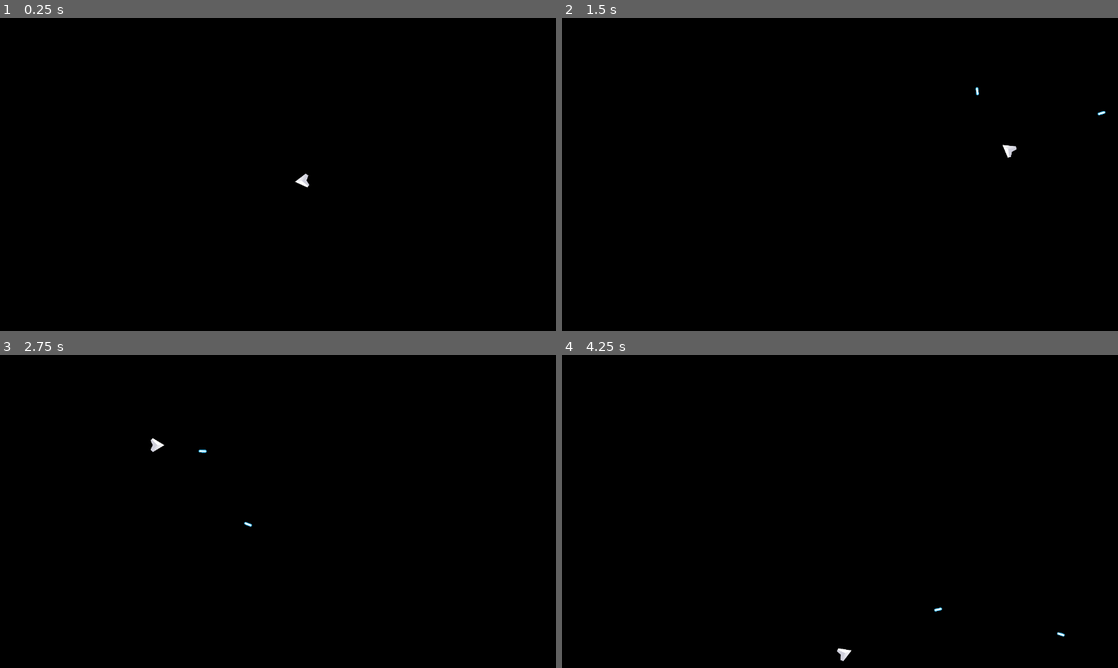
Above: before the commit, frames 1-4 (two rows, left to right).
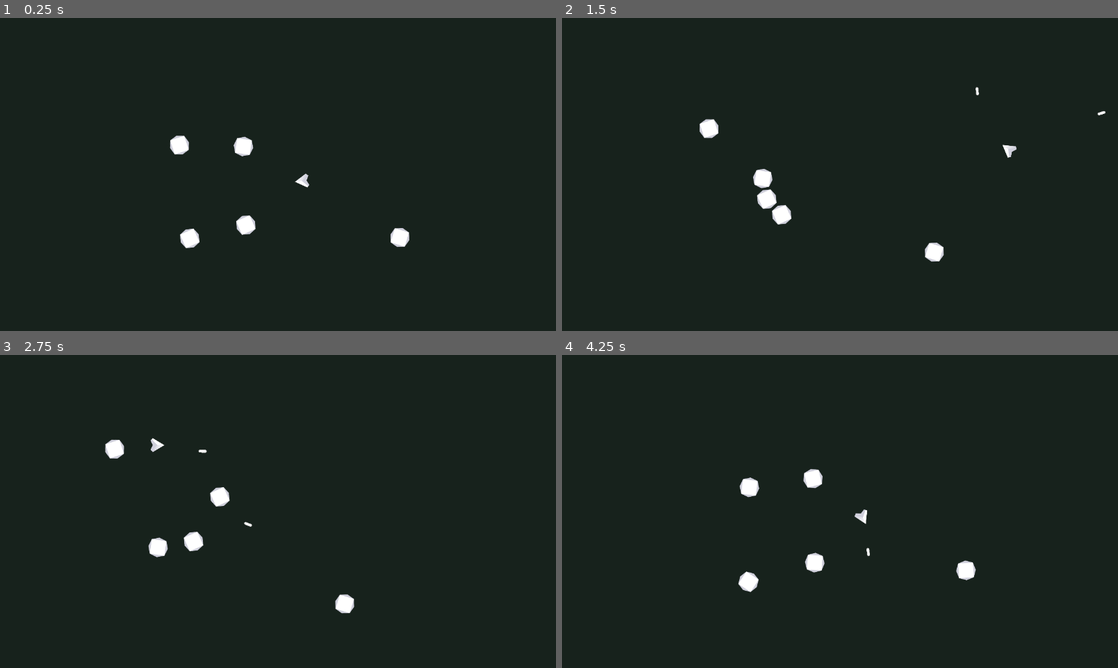
Above: after the commit, the same moments.

Repository: DylanExton/GodotProjects
Game: Godot game, scene res://scenes/game.tscn
Two runs of this game, one before a commit and one after it. Both use one fixed random seed, a clock stepped at 60 frames per second and the inputs below.
Inputs (mouse positions are in pixels of both pictures, inside the frame that each line leads up to):
- Up to frame 1 (0.25 s): no input
- Up to frame 2 (1.5 s): move the mouse to (962, 158) at 0.52 s; press the mouse at (962, 158) at 0.53 s; hold W (move_forward) 0.53-1.28 s; move the mouse to (728, 190) at 1.27 s; release the mouse at (728, 190) at 1.28 s; hold S (move_backward) from 1.28 s (still down); click (728, 190) at 1.35 s
- Up to frame 3 (2.75 s): move the mouse to (333, 442) at 2.02 s; release S (move_backward) at 2.03 s; press the mouse at (333, 442) at 2.03 s; hold W (move_forward) from 2.03 s (still down)
- Up to frame 4 (4.25 s): move the mouse to (812, 574) at 2.77 s; release the mouse at (812, 574) at 2.78 s; click (812, 574) at 2.85 s; move the mouse to (1006, 558) at 3.52 s; release W (move_forward) at 3.53 s; press the mouse at (1006, 558) at 3.53 s; hold S (move_backward) from 3.53 s (still down); tap R (reset, bound only after the commit) at 4.15 s

The runs differ from the first frame. In frame 1, 100% of the frame differs, in the area x 0-100%, y 0-100%; in frame 2, 100%; in frame 3, 100%; in frame 4, 100%.

Commit message:
FEAT: Asteroids not move and are destroyed on contact with laser

Diff:
--- a/asteroids-unleased/project.godot
+++ b/asteroids-unleased/project.godot
@@ -47,6 +47,11 @@
 "events": [Object(InputEventMouseButton,"resource_local_to_scene":false,"resource_name":"","device":-1,"window_id":0,"a …(258 unchanged characters)…
 ]
 }
+reset={
+"deadzone": 0.2,
+"events": [Object(InputEventKey,"resource_local_to_scene":false,"resource_name":"","device":-1,"window_id":0,"alt_pressed":false,"shift_pressed":false,"ctrl_pressed":false,"meta_pressed":false,"pressed":false,"keycode":0,"physical_keycode":82,"key_label":0,"unicode":114,"location":0,"echo":false,"script":null)
+]
+}
 
 [layer_names]
 
@@ -62,4 +67,4 @@
 [rendering]
 
 rendering_device/driver.windows="d3d12"
-environment/defaults/default_clear_color=Color(0, 0, 0, 1)
+environment/defaults/default_clear_color=Color(0.09233754, 0.13186365, 0.11157974, 1)
--- /dev/null
+++ b/asteroids-unleased/resources/asteroid_cshape_lrg.tres
@@ -0,0 +1,4 @@
+[gd_resource type="CircleShape2D" format=3 uid="uid://cm4dlx823lk82"]
+
+[resource]
+radius = 20.0
--- /dev/null
+++ b/asteroids-unleased/resources/asteroid_cshape_sml.tres
@@ -0,0 +1,4 @@
+[gd_resource type="CircleShape2D" format=3 uid="uid://ce7k4cw2u8t3d"]
+
+[resource]
+radius = 15.0
--- /dev/null
+++ b/asteroids-unleased/scenes/asteroid.tscn
@@ -0,0 +1,19 @@
+[gd_scene format=3 uid="uid://cs67vs1637564"]
+
+[ext_resource type="Script" uid="uid://crfbwkf44mtno" path="res://scripts/asteroid.gd" id="1_6mo6b"]
+[ext_resource type="Texture2D" uid="uid://bo7pe2jklt5n8" path="res://assets/meteor_small.png" id="2_t4se3"]
+[ext_resource type="Shape2D" uid="uid://ce7k4cw2u8t3d" path="res://resources/asteroid_cshape_sml.tres" id="3_pnq5b"]
+
+[node name="Asteroid" type="Area2D" unique_id=1343113862]
+collision_layer = 4
+collision_mask = 11
+script = ExtResource("1_6mo6b")
+
+[node name="Sprite2D" type="Sprite2D" parent="." unique_id=1428894257]
+scale = Vector2(0.5, 0.5)
+texture = ExtResource("2_t4se3")
+
+[node name="CollisionShape2D" type="CollisionShape2D" parent="." unique_id=79544109]
+shape = ExtResource("3_pnq5b")
+
+[connection signal="body_entered" from="." to="." method="_on_body_entered"]
--- a/asteroids-unleased/scenes/game.tscn
+++ b/asteroids-unleased/scenes/game.tscn
@@ -2,6 +2,7 @@
 
 [ext_resource type="PackedScene" uid="uid://b7phucu62o3xh" path="res://scenes/player.tscn" id="1_uwrxv"]
 [ext_resource type="Script" uid="uid://h06m222nmjb5" path="res://scripts/game.gd" id="1_yqjtg"]
+[ext_resource type="PackedScene" uid="uid://cs67vs1637564" path="res://scenes/asteroid.tscn" id="3_lnu2h"]
 
 [node name="Game" type="Node2D" unique_id=2093301032]
 script = ExtResource("1_yqjtg")
@@ -11,3 +12,20 @@
 rotation = 1.5707964
 
 [node name="Lasers" type="Node2D" parent="." unique_id=1226760050]
+
+[node name="Asteroids" type="Node2D" parent="." unique_id=1391403166]
+
+[node name="Asteroid" parent="Asteroids" unique_id=1343113862 instance=ExtResource("3_lnu2h")]
+position = Vector2(578, 481)
+
+[node name="Asteroid2" parent="Asteroids" unique_id=1257425383 instance=ExtResource("3_lnu2h")]
+position = Vector2(933, 498)
+
+[node name="Asteroid3" parent="Asteroids" unique_id=1531343147 instance=ExtResource("3_lnu2h")]
+position = Vector2(580, 281)
+
+[node name="Asteroid4" parent="Asteroids" unique_id=775536146 instance=ExtResource("3_lnu2h")]
+position = Vector2(428, 300)
+
+[node name="Asteroid5" parent="Asteroids" unique_id=407142284 instance=ExtResource("3_lnu2h")]
+position = Vector2(430, 525)
--- a/asteroids-unleased/scenes/laser.tscn
+++ b/asteroids-unleased/scenes/laser.tscn
@@ -28,4 +28,5 @@
 rotation = 1.5707964
 rect = Rect2(-3, -19, 6, 18.25499)
 
+[connection signal="area_entered" from="." to="." method="_on_area_entered"]
 [connection signal="screen_exited" from="VisibleOnScreenNotifier2D" to="." method="_on_visible_on_screen_notifier_2d_screen_exited"]
--- /dev/null
+++ b/asteroids-unleased/scripts/asteroid.gd
@@ -0,0 +1,43 @@
+class_name Asteroid extends Area2D
+
+signal exploded(position,size)
+
+enum AsteroidSize{LRG,SML}
+var movement_vector := Vector2(0,-1)
+var speed := 50.0
+
+@export var size := AsteroidSize.LRG
+@onready var sprite = $Sprite2D
+@onready var cshape = $CollisionShape2D
+
+func _ready() -> void:
+	rotation = randf_range(0,2*PI)
+
+	match size:
+		AsteroidSize.LRG:
+			speed = randf_range(50,100)
+			sprite.texture = preload("res://assets/meteor_large.png")
+			cshape.shape = preload("res://resources/asteroid_cshape_lrg.tres")
+		AsteroidSize.SML:
+			speed = randf_range(100,200)
+			sprite.texture = preload("res://assets/meteor_small.png")
+			cshape.shape = preload("res://resources/asteroid_cshape_sml.tres")
+
+
+func _physics_process(delta: float) -> void:
+	global_position += movement_vector.rotated(rotation) * speed * delta
+
+	var screen_size = get_viewport_rect().size
+	var radius = cshape.shape.radius
+	if global_position.y < 0 - radius:
+		global_position.y = screen_size.y + radius
+	elif global_position.y > screen_size.y + radius:
+		global_position.y = 0 - radius
+	if global_position.x < 0 - radius:
+		global_position.x = screen_size.x + radius
+	elif global_position.x > screen_size.x + radius:
+		global_position.x = 0 - radius
+
+func explode():
+	emit_signal("exploded",global_position, size)
+	queue_free()
--- a/asteroids-unleased/scripts/game.gd
+++ b/asteroids-unleased/scripts/game.gd
@@ -1,11 +1,35 @@
 extends Node2D
-
 
 @onready var lasers = $Lasers
 @onready var player = $Player
+@onready var asteroids = $Asteroids
+
+var asteroid_scene = preload("res://scenes/asteroid.tscn")
 
 func _ready() -> void:
 	player.connect("laser_shot", _on_player_laser_shot)
 
+	for asteroid in asteroids.get_children():
+		asteroid.connect("exploded", _on_asteroid_exploded)
+
+func _process(delta: float) -> void:
+	if Input.is_action_just_pressed("reset"):
+		get_tree().reload_current_scene()
+
 func _on_player_laser_shot(laser):
 	lasers.add_child(laser)
+
+func _on_asteroid_exploded(pos,size):
+	for num in range(randi_range(0,5)):
+		match size:
+			Asteroid.AsteroidSize.LRG:
+				spawn_asteroid(pos, Asteroid.AsteroidSize.SML)
+			Asteroid.AsteroidSize.SML:
+				pass
+
+func spawn_asteroid(pos,size):
+	var ast = asteroid_scene.instantiate()
+	ast.global_position = pos
+	ast.size = size
+	ast.connect("exploded",_on_asteroid_exploded)
+	asteroids.call_deferred("add_child",ast)
--- a/asteroids-unleased/scripts/laser.gd
+++ b/asteroids-unleased/scripts/laser.gd
@@ -9,3 +9,9 @@
 
 func _on_visible_on_screen_notifier_2d_screen_exited() -> void:
 	queue_free()
+
+func _on_area_entered(area):
+	if area is Asteroid:
+		var ast = area
+		ast.explode()
+		queue_free()
Binary file changed: asteroids-unleased/assets/laserBlue04.png
Not shown, added: asteroids-unleased/scripts/asteroid.gd.uid
